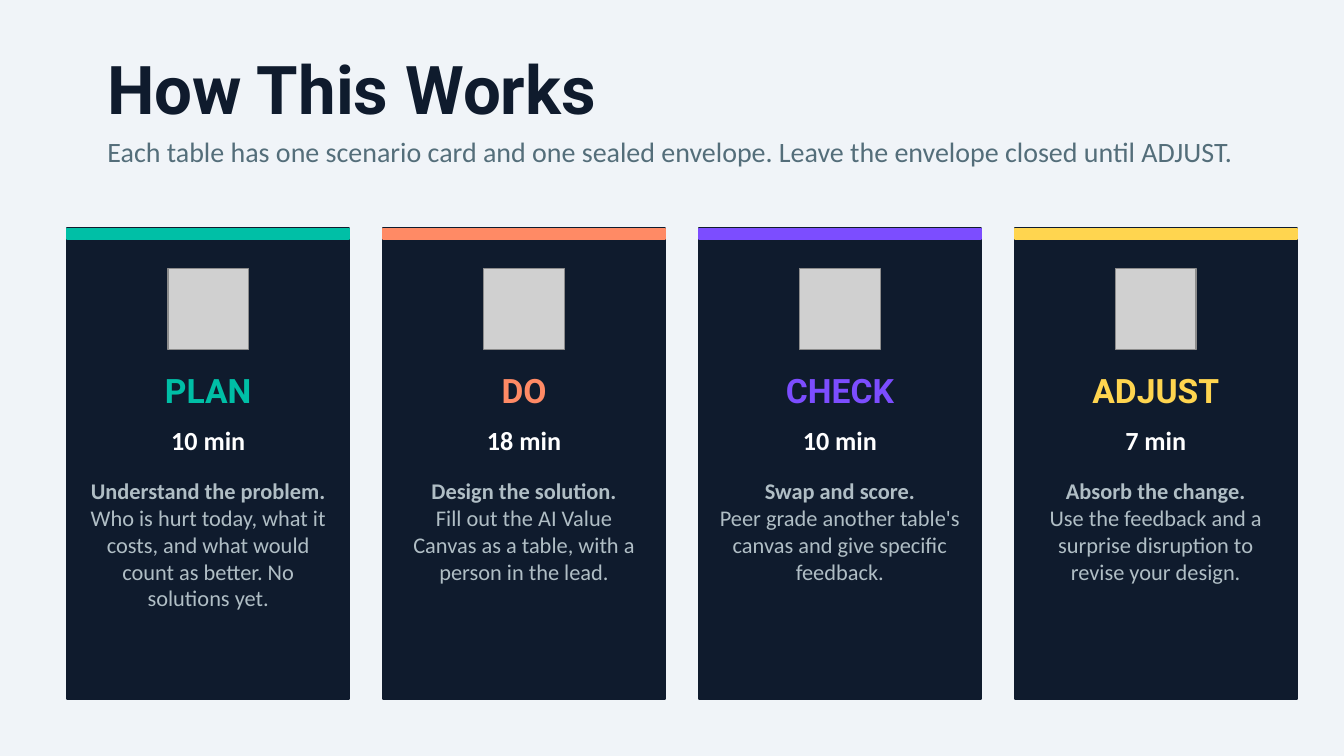
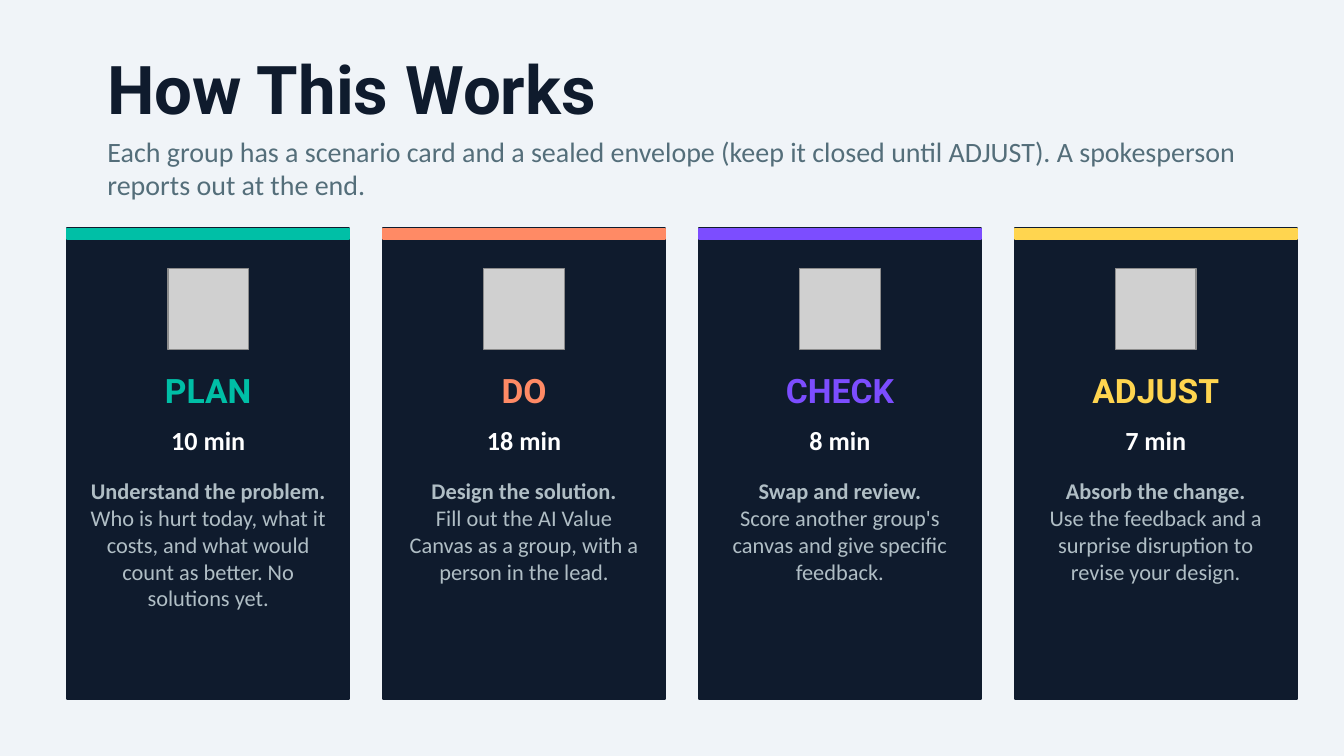
Before and after one commit to kwartler/Vienna_Dec_26, a slide deck: slide 2 of pdca_exercise/PDCA_Exercise_Deck.pptx. Drawn at 1344x756 pixels with LibreOffice and Linux fonts; fonts in the diff are those of the drawing; grey boxes stand for pictures. Boxes give left, top, right and bottom in pixels: in the first picture for what was removed or moved away, otherwise in the second. Text is boxed around its words. In the diff, an @@ line names an element or a change of style, - is before the commit and + after.

```diff
--- a/pdca_exercise/PDCA_Exercise_Deck.pptx
+++ b/pdca_exercise/PDCA_Exercise_Deck.pptx
@@ text at (107, 142, 1234, 200): text changed @@
-Each table has one scenario card and one sealed envelope. Leave the envelope closed until ADJUST.
+Each group has a scenario card and a sealed envelope (keep it closed until ADJUST). A spokesperson reports out at the end.
@@ text at (809, 431, 871, 450): text changed @@
-10 min
+8 min
@@ text at (733, 483, 946, 580): text changed @@
-Swap and score.
-Peer grade another table's canvas and give specific feedback.
+Swap and review.
+Score another group's canvas and give specific feedback.
@@ text at (410, 510, 638, 584): text changed @@
-Fill out the AI Value Canvas as a table, with a person in the lead.
+Fill out the AI Value Canvas as a group, with a person in the lead.
```
Also in this commit, not shown: 6 other slides changed, 2 slides added, 5 other files.
